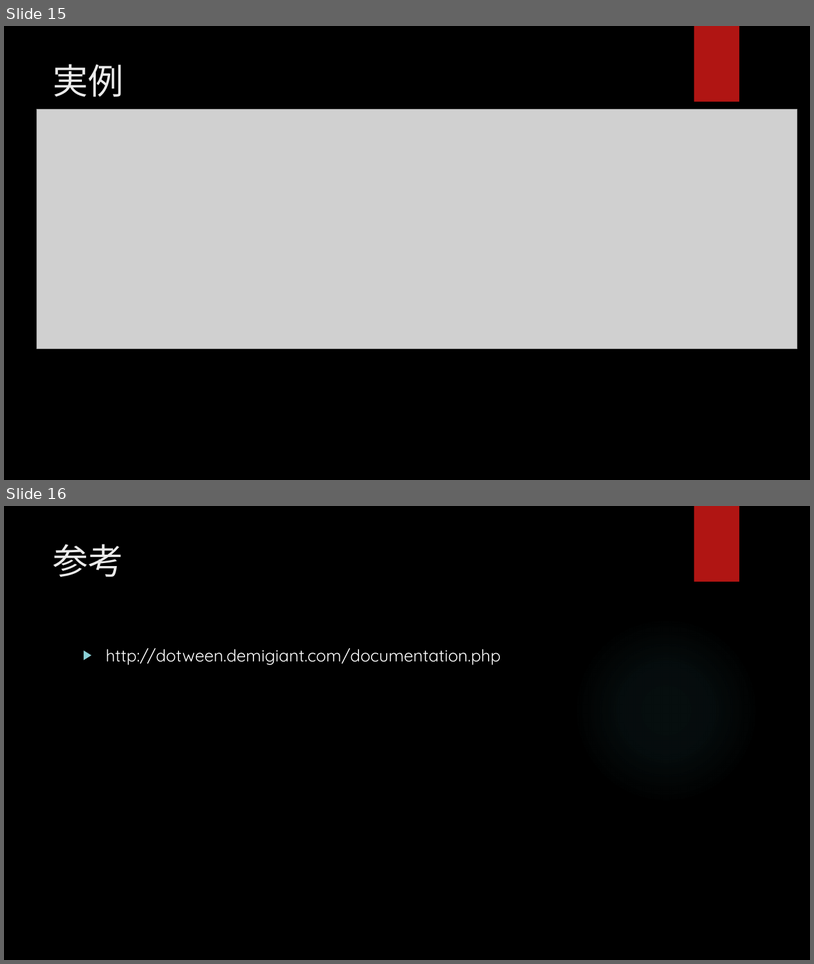
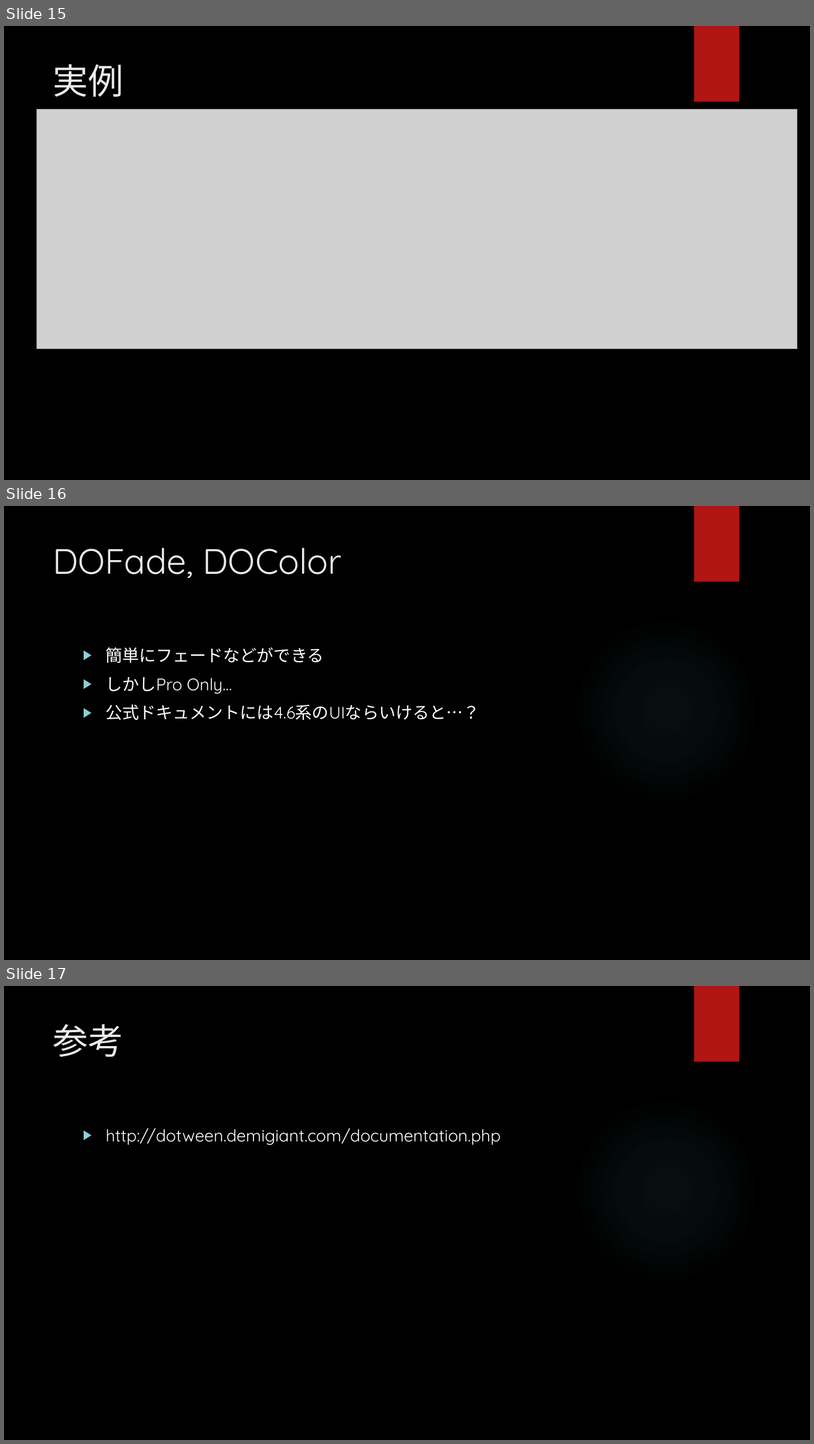
Before and after one commit to hopesnow/Study, a slide deck: RHStudy/Documents/プレゼンテーション1.pptx. Shown one above the other, each under a label of ours: slides 15 and 16 before the commit, slides 15, 16 and 17 after it. The pictures are 814x964 and 814x1444 pixels, drawn with LibreOffice and Linux fonts; fonts in the diff are those of the drawing; grey boxes stand for pictures; background and template pictures are left out. Boxes give left, top, right and bottom in pixels: in the first picture for what was removed or moved away, otherwise in the second. Text is boxed around its words. In the diff, an @@ line names an element or a change of style, - is before the commit and + after.

```diff
--- a/RHStudy/Documents/プレゼンテーション1.pptx
+++ b/RHStudy/Documents/プレゼンテーション1.pptx
@@ slide 16 added at [4,506,810,960], background picture (left out); not listed: 2 template elements that a slide beside it also shows @@
@@ title added at [53,547,342,578], 42 pt, text #EBEBEB @@
+DOFade, DOColor
@@ text added at [106,647,480,720], 20 pt, text #FFFFFF @@
+▶ 簡単にフェードなどができる
+▶ しかしPro Only…
+▶ 公式ドキュメントには4.6系のUIならいけると…？
@@ what was slide 16 is now slide 17 @@
```
Also in this commit, not shown: 1 slide changed, 4 other files.
